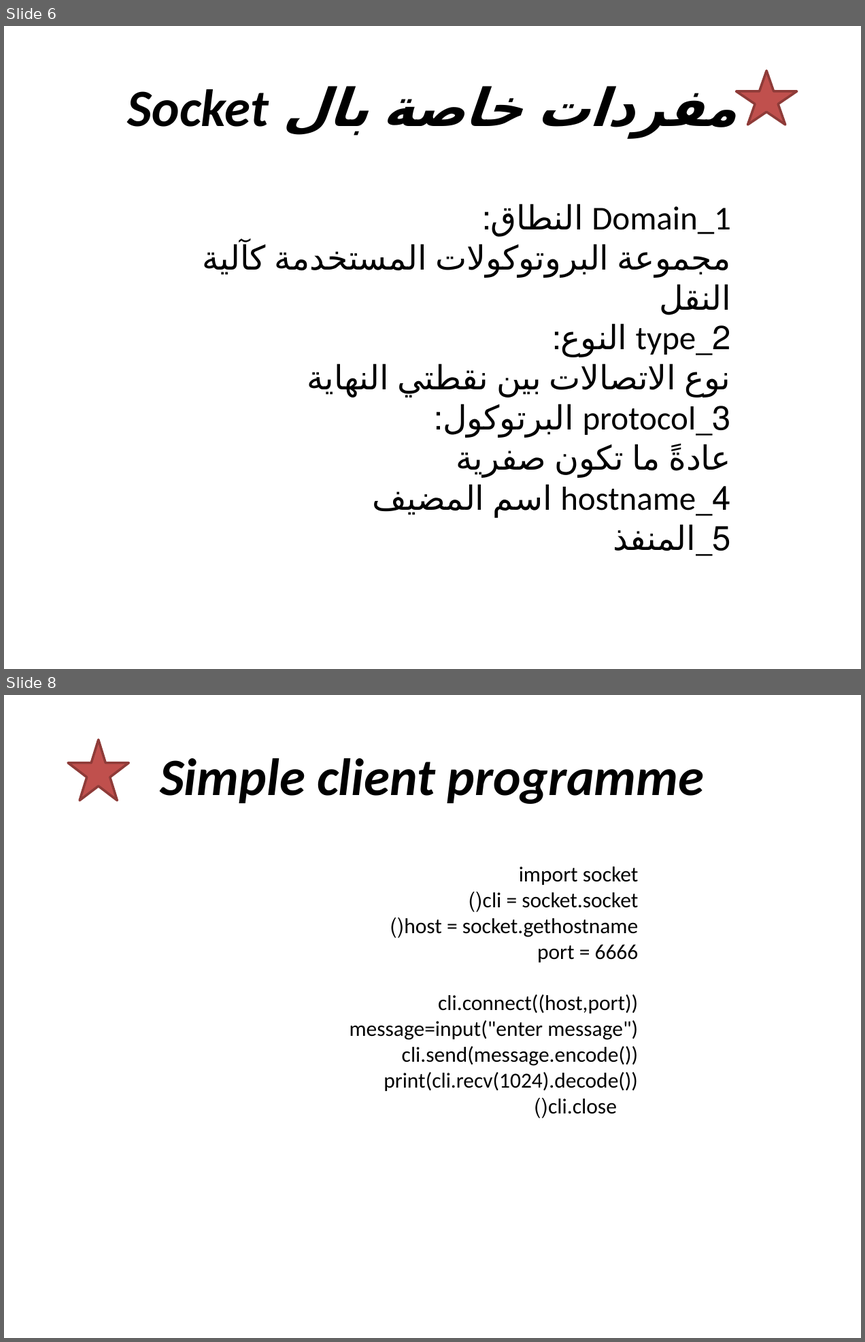
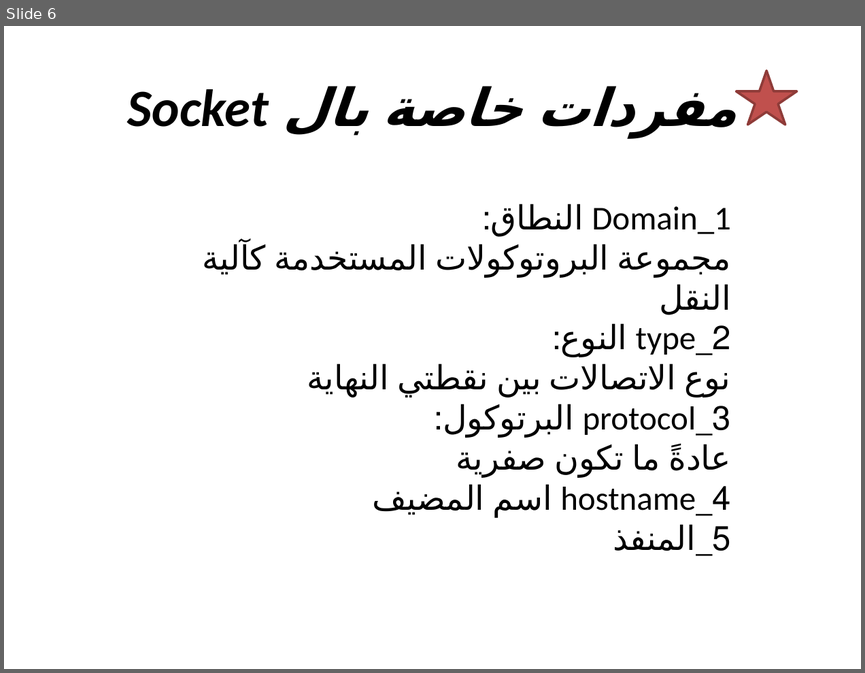
Before and after one commit to ReemAhmad96/client-server-socket, a slide deck: socket.pptx. Shown one above the other, each under a label of ours: slides 6 and 8 before the commit, slide 6 after it; the slides between them are not shown. The pictures are 865x1342 and 865x673 pixels, drawn with LibreOffice and Linux fonts; fonts in the diff are those of the drawing. Boxes give left, top, right and bottom in pixels: in the first picture for what was removed or moved away, otherwise in the second. Text is boxed around its words. In the diff, an @@ line names an element or a change of style, - is before the commit and + after.

```diff
--- a/socket.pptx
+++ b/socket.pptx
@@ slide 8 removed at (4, 695, 861, 1338), background #FFFFFF @@
@@ star removed at (68, 740, 129, 800) @@
@@ title removed at (160, 758, 704, 804) @@
-Simple client programme
@@ text removed at (349, 866, 638, 1114) @@
-import socket
-cli = socket.socket()
-host = socket.gethostname()
-port = 6666
-cli.connect((host,port))
-message=input("enter message")
-cli.send(message.encode())
-print(cli.recv(1024).decode())
-cli.close()
```
Also in this commit, not shown: 1 slide changed, 3 slides added, 1 other slide removed, 7 other files.
